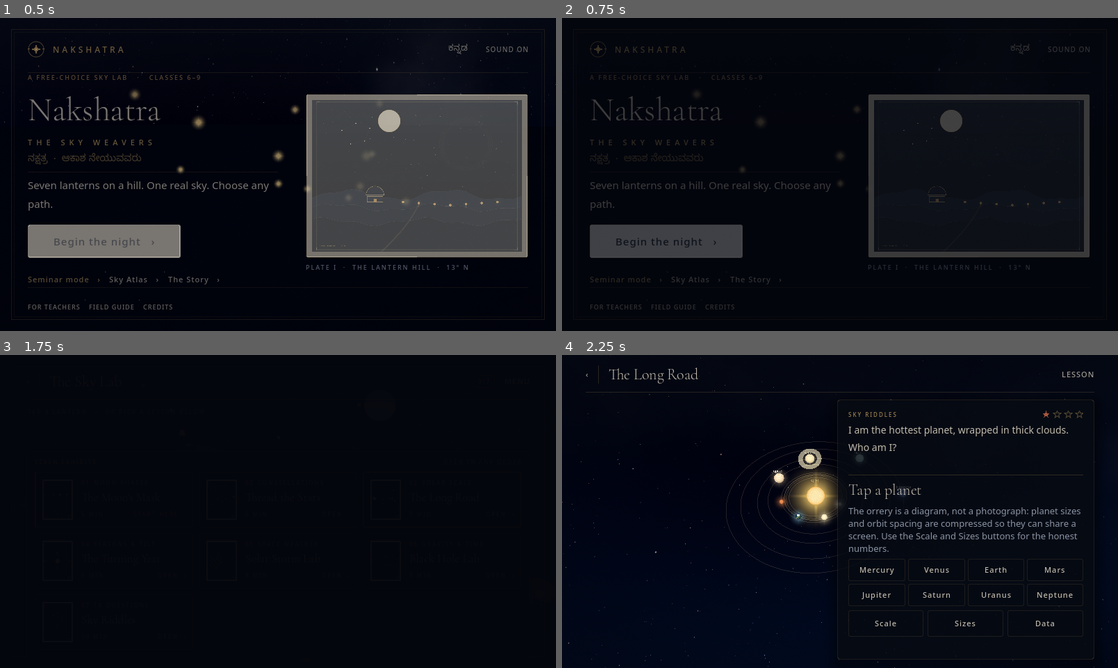
Above: before the commit, frames 1-4 (two rows, left to right).
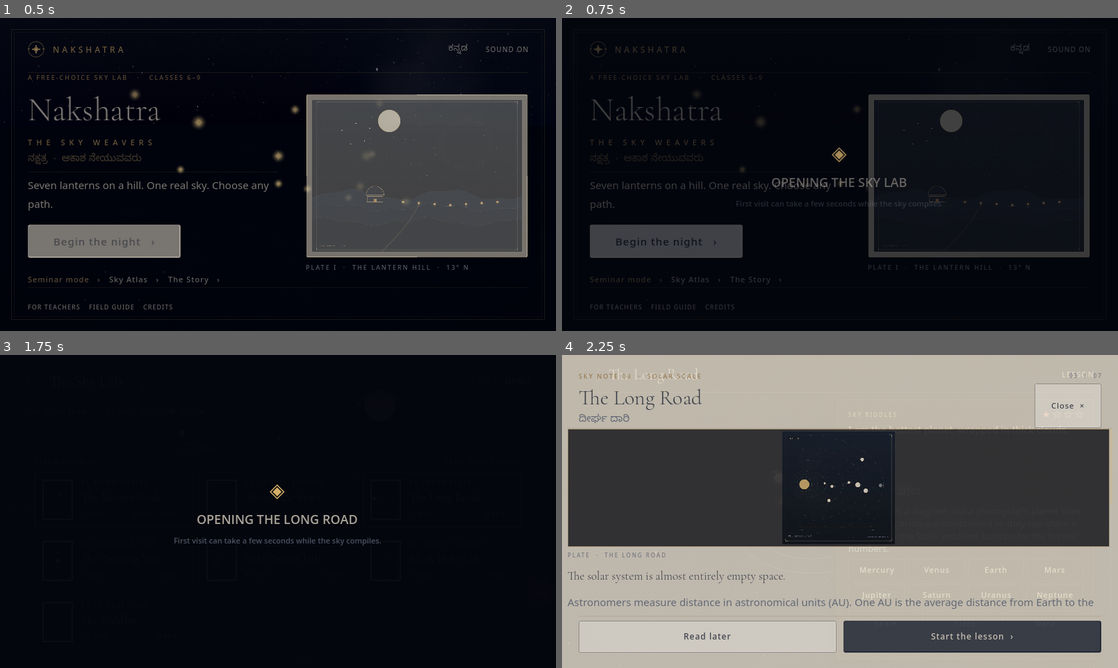
Above: after the commit, the same moments.

Repository: g1gowda123/nakshatra
Game: Godot game, scene res://scenes/Boot.tscn
Two runs of this game, one before a commit and one after it. Both use one fixed random seed, a clock stepped at 60 frames per second and the inputs below.
Inputs (mouse positions are in pixels of both pictures, inside the frame that each line leads up to):
- Up to frame 1 (0.5 s): no input
- Up to frame 2 (0.75 s): click "Begin the night ›" at 0.5 s
- Up to frame 3 (1.75 s): tap A at 1.25 s; move the mouse to (400, 495) at 1.27 s; hold Right from 1.28 s (still down); tap N at 1.35 s; click (400, 495) at 1.42 s; tap Space at 1.52 s
- Up to frame 4 (2.25 s): release Right at 2 s; click "Start the lesson ›" at 2 s

Frame 1 is identical in both runs. In frame 2, 0.5% of the frame differs, in the area x 31-69%, y 41-61%; in frame 3, 0.7%; in frame 4, 95%, in the area x 0-100%, y 0-100%.

Commit message:
Add offline PWA, scene loading status, and presenter polish

Diff:
--- a/nakshatra/scripts/Router.gd
+++ b/nakshatra/scripts/Router.gd
@@ -1,7 +1,13 @@
 extends CanvasLayer
 ## Fade-to-black scene router that survives scene changes.
+##
+## The scene swap itself is synchronous inside Godot, but the first build of the
+## hill compiles shaders and can take several seconds on a school laptop. The
+## fade is therefore also a status card: "Opening the Sky Lab", not a black void.
 
 var _fade: ColorRect
+var _title: Label
+var _sub: Label
 var _busy := false
 
 signal scene_changed
@@ -12,10 +18,67 @@
 	_fade = ColorRect.new()
 	_fade.color = Color(0.016, 0.024, 0.051, 1.0)
 	_fade.set_anchors_and_offsets_preset(Control.PRESET_FULL_RECT)
-	_fade.mouse_filter = Control.MOUSE_FILTER_IGNORE
+	_fade.mouse_filter = Control.MOUSE_FILTER_STOP
 	_fade.modulate.a = 0.0
 	_fade.visible = false
 	add_child(_fade)
+
+	var center := CenterContainer.new()
+	center.set_anchors_and_offsets_preset(Control.PRESET_FULL_RECT)
+	center.mouse_filter = Control.MOUSE_FILTER_IGNORE
+	_fade.add_child(center)
+
+	var box := VBoxContainer.new()
+	box.add_theme_constant_override("separation", 10)
+	box.mouse_filter = Control.MOUSE_FILTER_IGNORE
+	center.add_child(box)
+
+	var mark := Label.new()
+	mark.text = "◈"
+	mark.horizontal_alignment = HORIZONTAL_ALIGNMENT_CENTER
+	mark.add_theme_font_size_override("font_size", 28)
+	mark.add_theme_color_override("font_color", Color(0.85, 0.70, 0.42))
+	box.add_child(mark)
+
+	_title = Label.new()
+	_title.horizontal_alignment = HORIZONTAL_ALIGNMENT_CENTER
+	_title.add_theme_font_size_override("font_size", 18)
+	_title.add_theme_color_override("font_color", Color(0.95, 0.91, 0.84))
+	box.add_child(_title)
+
+	_sub = Label.new()
+	_sub.horizontal_alignment = HORIZONTAL_ALIGNMENT_CENTER
+	_sub.add_theme_font_size_override("font_size", 11)
+	_sub.add_theme_color_override("font_color", Color(0.60, 0.65, 0.75))
+	box.add_child(_sub)
+
+
+func _title_for(path: String) -> String:
+	var file := path.get_file().get_basename()
+	var names := {
+		"Lab": "OPENING THE SKY LAB",
+		"MoonLab": "OPENING THE MOON'S MASK",
+		"StarLab": "OPENING THREAD THE STARS",
+		"ScaleLab": "OPENING THE LONG ROAD",
+		"SeasonLab": "OPENING THE TURNING YEAR",
+		"SolarLab": "OPENING THE SOLAR STORM LAB",
+		"BlackHoleLab": "OPENING THE BLACK HOLE LAB",
+		"QuizLab": "OPENING SKY RIDDLES",
+		"Atlas": "OPENING THE SKY ATLAS",
+		"Finale": "OPENING THE LANTERN FESTIVAL",
+		"Seminar": "OPENING THE SEMINAR DECK",
+	}
+	return str(names.get(file, "OPENING " + file.to_upper()))
+
+
+func _show_status(path: String) -> void:
+	_title.text = _title_for(path)
+	_sub.text = "First visit can take a few seconds while the sky compiles."
+	_title.modulate.a = 0.0
+	_sub.modulate.a = 0.0
+	var tw := create_tween().set_parallel(true)
+	tw.tween_property(_title, "modulate:a", 1.0, 0.35)
+	tw.tween_property(_sub, "modulate:a", 1.0, 0.35).set_delay(0.08)
 
 
 func go(path: String, hold: float = 0.0) -> void:
@@ -23,12 +86,30 @@
 		return
 	_busy = true
 	_fade.visible = true
+	_show_status(path)
 	var tw := create_tween()
 	tw.tween_property(_fade, "modulate:a", 1.0, 0.28).set_trans(Tween.TRANS_SINE)
 	await tw.finished
 	if hold > 0.0:
 		await get_tree().create_timer(hold).timeout
-	get_tree().change_scene_to_file(path)
+	var err := get_tree().change_scene_to_file(path)
+	if err != OK:
+		push_error("Router: could not open %s (error %d)" % [path, err])
+		_title.text = "COULD NOT OPEN THIS ROOM"
+		_sub.text = "Press Escape to return. The deck and the labs are still in the pack."
+		_busy = false
+		return
+	await get_tree().process_frame
+	# change_scene_to_file is deferred; on a slow school laptop the new scene's
+	# _ready (shader compile, hill build) can take a moment. Keep the status card
+	# up until the scene reports ready, with a hard cap so a broken scene cannot
+	# leave the presenter stranded on a black screen.
+	var deadline := Time.get_ticks_msec() + 8000
+	while Time.get_ticks_msec() < deadline:
+		var scene := get_tree().current_scene
+		if scene != null and scene.is_node_ready():
+			break
+		await get_tree().process_frame
 	await get_tree().process_frame
 	scene_changed.emit()
 	var tw2 := create_tween()
@@ -40,7 +121,11 @@
 
 func quick_go(path: String) -> void:
 	_busy = true
-	get_tree().change_scene_to_file(path)
+	var err := get_tree().change_scene_to_file(path)
+	if err != OK:
+		push_error("Router: could not open %s (error %d)" % [path, err])
+		_busy = false
+		return
 	await get_tree().process_frame
 	_busy = false
 	scene_changed.emit()
Not shown, changed: CHANGELOG.md
Not shown, changed: docs/FEATURE_MATRIX.md
Not shown, changed: docs/SEMINAR_PLAYBOOK.md
Not shown, changed: docs/VIVA_QA.md
